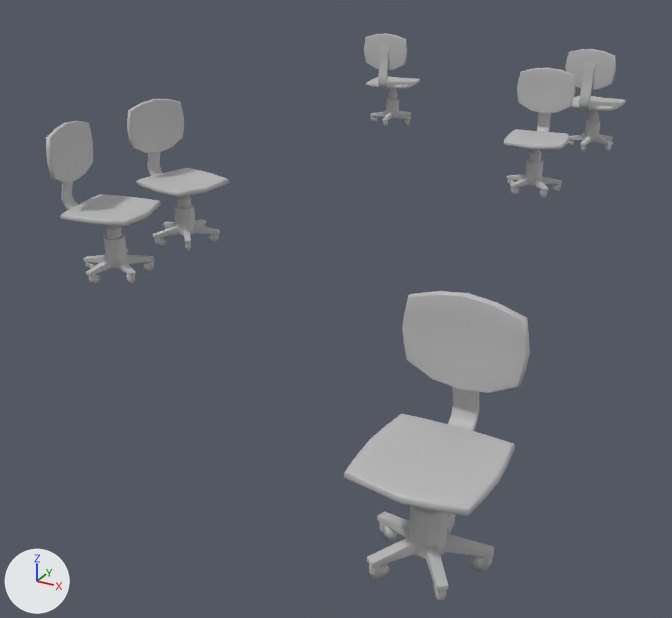
What one commit did to the FBX model Assets/Art/04_Props/Chairs/Prop_PoliceDept_OfficeChair.fbx.
Camera for both pictures: a camera (50 mm lens) standing at (1.43, -3.54, 3.06) and looking at (-2.57, 3.73, -0.58). The lights are fixed; the arrows at lower left show +X, +Y and +Z. Where no turn or scale is listed for an object, it has been applied to the vertices.

Names of what the first picture shows: 'Prop_OfficeChair', 'Prop_OfficeChair1', 'Prop_OfficeChair2', 'Prop_OfficeChair3', 'Prop_OfficeChair4', 'Prop_OfficeChair5'.
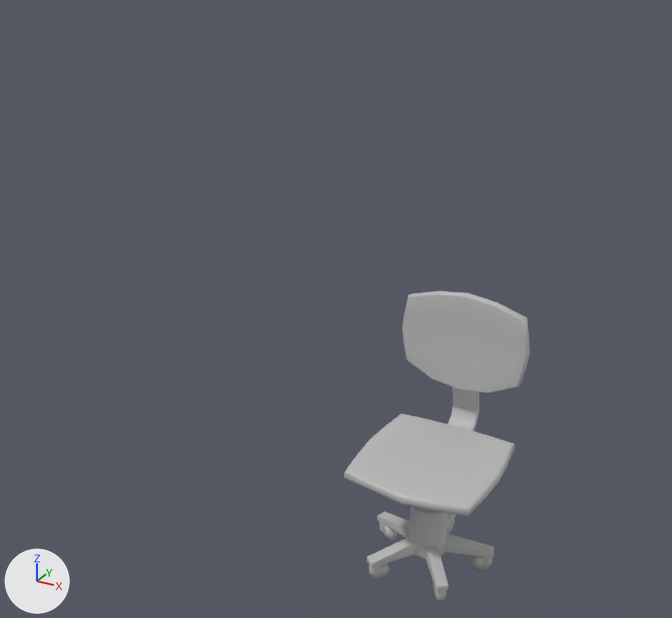
Commit message: updating police chair

Diff of the bpy script that builds the scene:
```diff
--- a/Assets/Art/04_Props/Chairs/Prop_PoliceDept_OfficeChair.fbx.py
+++ b/Assets/Art/04_Props/Chairs/Prop_PoliceDept_OfficeChair.fbx.py
@@ ob_prop_officechair5 @@
-ob_prop_officechair5 = bpy.data.objects.new('Prop_OfficeChair5', me_mesh_004)
-ob_prop_officechair5.location = (-4.0, 2.3, 0.0)
@@ ob_prop_officechair1 @@
-ob_prop_officechair1 = bpy.data.objects.new('Prop_OfficeChair1', me_mesh)
-ob_prop_officechair1.location = (-4.54, 9.05, 0.0)
@@ ob_prop_officechair4 @@
-ob_prop_officechair4 = bpy.data.objects.new('Prop_OfficeChair4', me_mesh_003)
-ob_prop_officechair4.location = (-4.0, 3.3, 0.0)
@@ ob_prop_officechair2 @@
-ob_prop_officechair2 = bpy.data.objects.new('Prop_OfficeChair2', me_mesh_001)
-ob_prop_officechair2.location = (-1.54, 8.97, 0.0)
@@ ob_prop_officechair3 @@
-ob_prop_officechair3 = bpy.data.objects.new('Prop_OfficeChair3', me_mesh_002)
-ob_prop_officechair3.location = (-1.58, 6.6, 0.0)
```

Boxes (x1, y1, x2, y2) around the edits, measured in the pictures (672 x 618 px; the box of a moved part takes in the faces that stretch with it):
'Prop_OfficeChair5', deleted
    before: (46, 121, 161, 284)
'Prop_OfficeChair4', deleted
    before: (127, 99, 229, 251)
'Prop_OfficeChair3', deleted
    before: (504, 68, 575, 198)
'Prop_OfficeChair2', deleted
    before: (566, 49, 626, 152)
'Prop_OfficeChair1', deleted
    before: (364, 34, 420, 127)
part 1 of me_mesh, moved or reshaped
    before: (364, 34, 420, 127)
    after: (344, 291, 530, 601)
